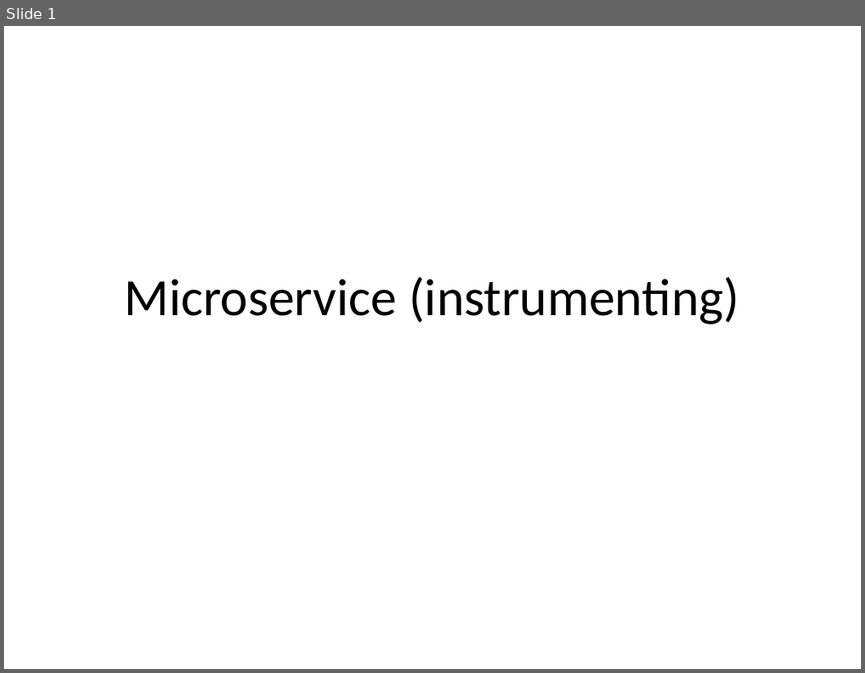
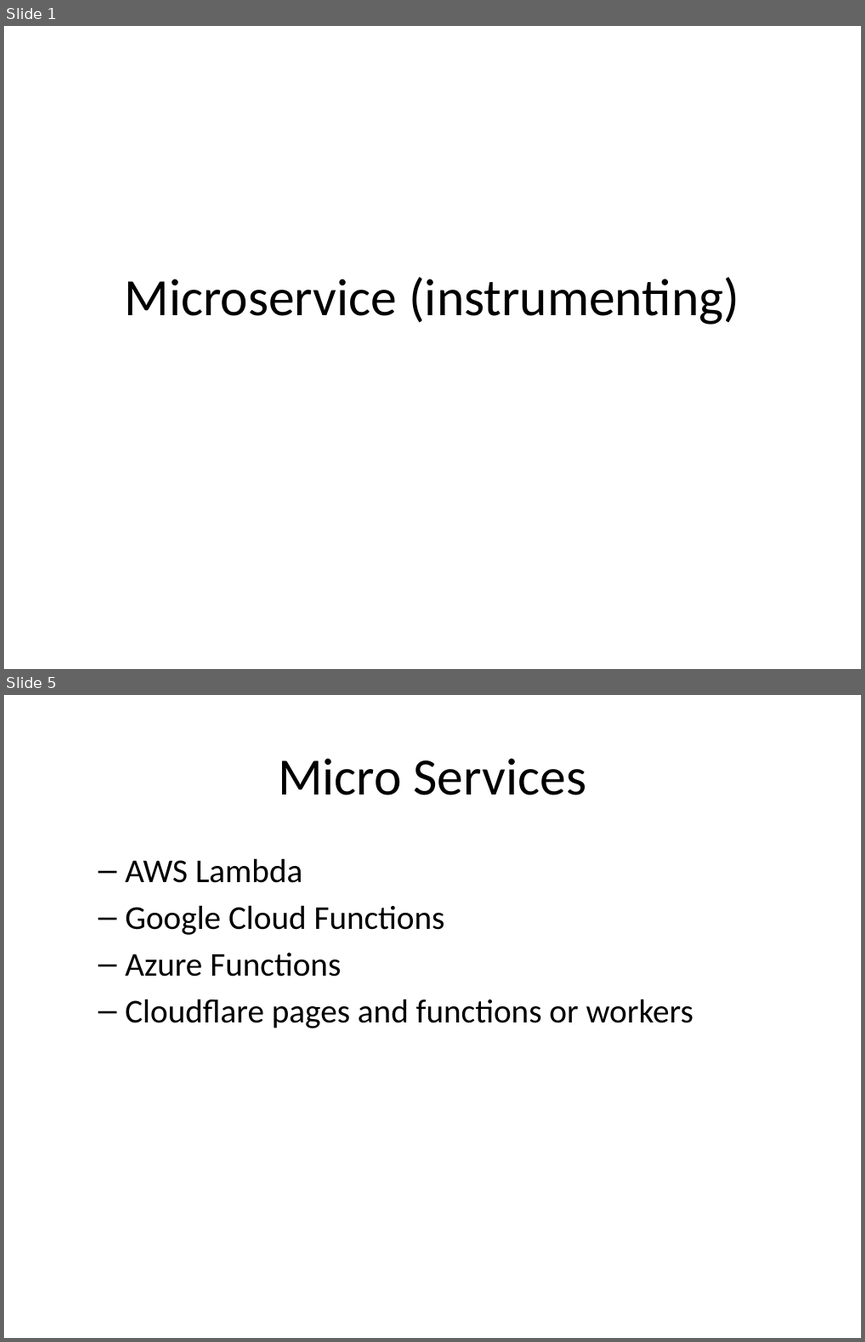
Before and after one commit to rhildred/INFO8985, a slide deck: microservice_instrumenting/slides.pptx. Shown one above the other, each under a label of ours: slide 1 before the commit, slides 1 and 5 after it; the slides between them are not shown. The pictures are 865x673 and 865x1342 pixels, drawn with LibreOffice and Linux fonts; fonts in the diff are those of the drawing. Boxes give left, top, right and bottom in pixels: in the first picture for what was removed or moved away, otherwise in the second. Text is boxed around its words. In the diff, an @@ line names an element or a change of style, - is before the commit and + after.

```diff
--- a/microservice_instrumenting/slides.pptx
+++ b/microservice_instrumenting/slides.pptx
@@ slide 5 added at [4, 695, 861, 1338], background #FFFFFF @@
@@ title added at [278, 758, 586, 795], 44 pt, text #000000 @@
+Micro Services
@@ text added at [125, 858, 693, 1028], 28 pt, text #000000 @@
+  – AWS Lambda
+  – Google Cloud Functions
+  – Azure Functions
+  – Cloudflare pages and functions or workers
```
Also in this commit, not shown: 1 slide changed, 5 other slides added, 13 other files.
